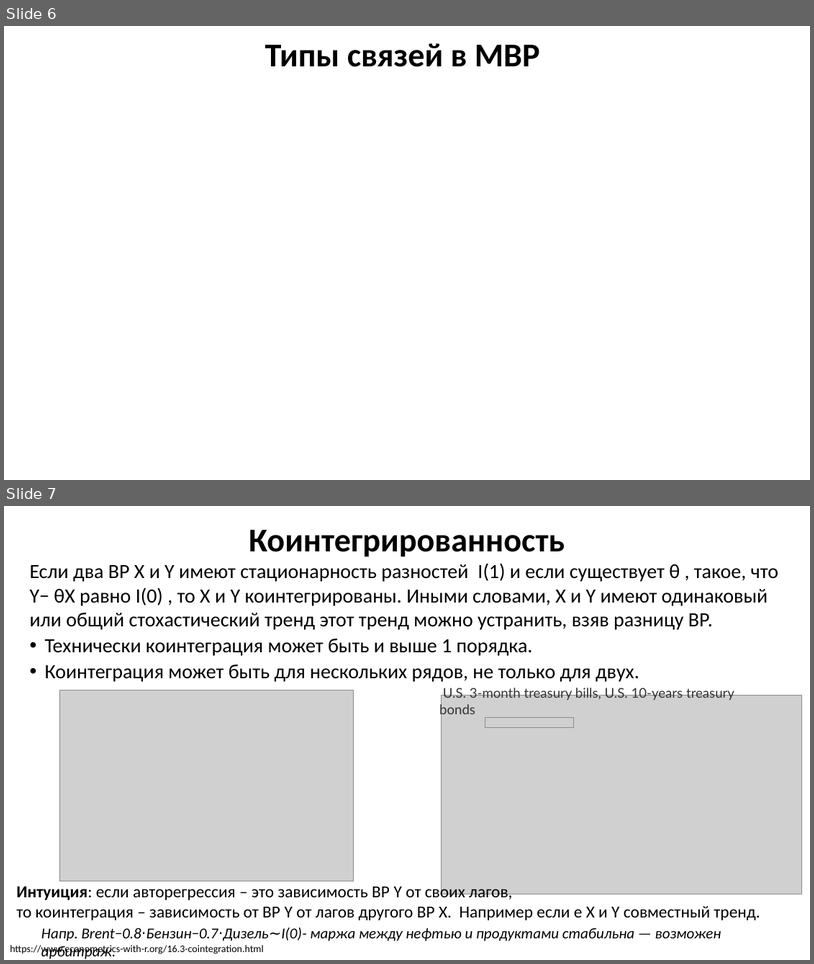
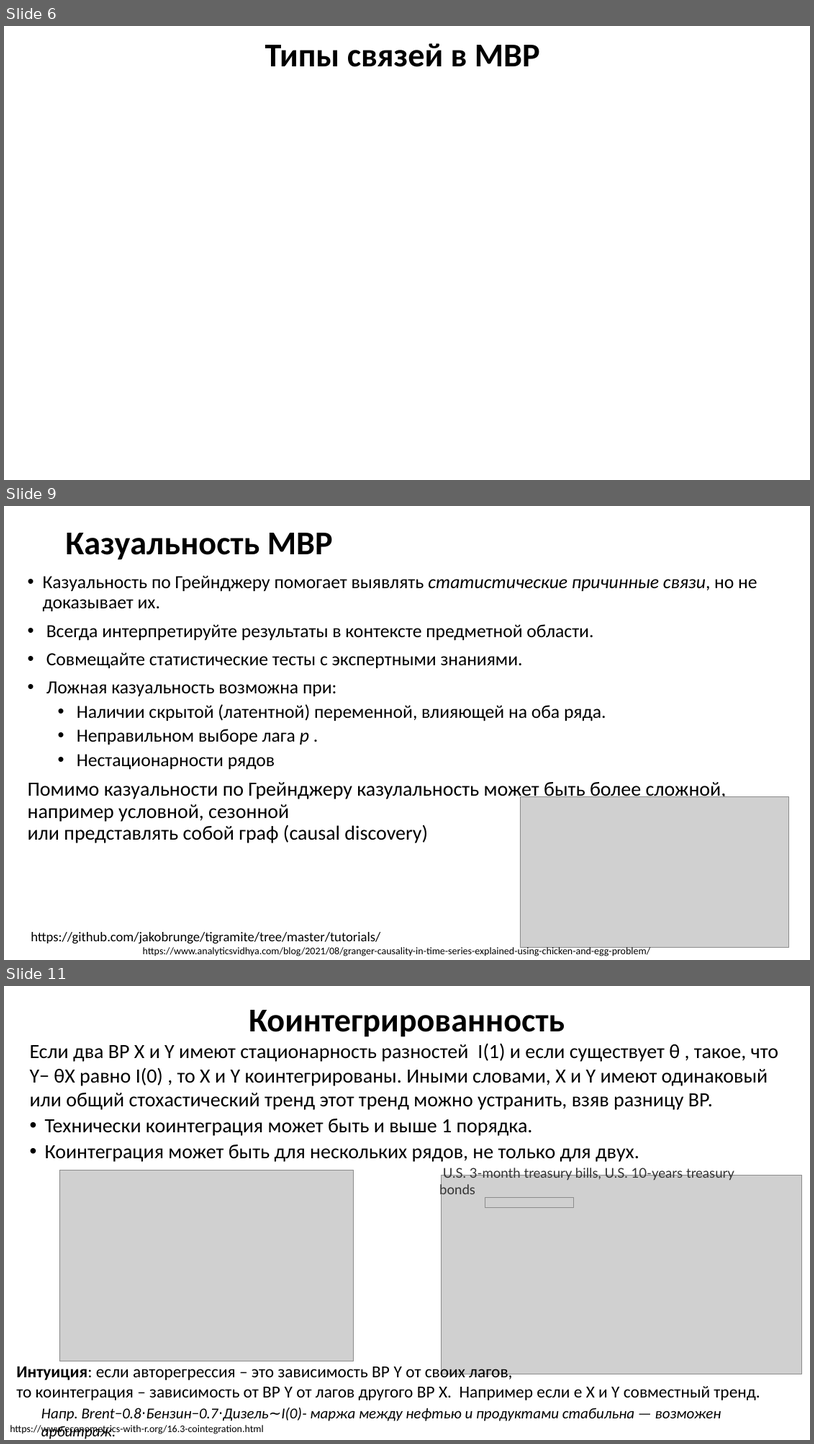
Before and after one commit to MVRonkin/TimeSeriesCourse, a slide deck: 2025/LEC/06-1 многомерные ВР.pptx. Shown one above the other, each under a label of ours: slides 6 and 7 before the commit, slides 6, 9 and 11 after it; the slides between them are not shown. The pictures are 814x964 and 814x1444 pixels, drawn with LibreOffice and Linux fonts; fonts in the diff are those of the drawing; grey boxes stand for pictures. Boxes give left, top, right and bottom in pixels: in the first picture for what was removed or moved away, otherwise in the second. Text is boxed around its words. In the diff, an @@ line names an element or a change of style, - is before the commit and + after.

```diff
--- a/2025/LEC/06-1 многомерные ВР.pptx
+++ b/2025/LEC/06-1 многомерные ВР.pptx
@@ slide 9 added at [4, 506, 810, 960], background #FFFFFF @@
@@ title added at [65, 533, 333, 560], 39.6 pt, text #000000, bold @@
+Казуальность МВР
@@ text added at [28, 575, 757, 843], 22 pt, text #000000 @@
+• Казуальность по Грейнджеру помогает выявлять статистические причинные связи, но не доказывает их.
+• Всегда интерпретируйте результаты в контексте предметной области.
+• Совмещайте статистические тесты с экспертными знаниями.
+• Ложная казуальность возможна при:
+  • Наличии скрытой (латентной) переменной, влияющей на оба ряда.
+  • Неправильном выборе лага p .
+  • Нестационарности рядов
+Помимо казуальности по Грейнджеру казулальность может быть более сложной, например условной, сезонной
+или представлять собой граф (causal discovery)
@@ picture added at [521, 796, 790, 947] @@
@@ text added at [31, 932, 381, 944], 16 pt, text #000000 @@
+https://github.com/jakobrunge/tigramite/tree/master/tutorials/
@@ text added at [143, 945, 651, 956], 12 pt, text #000000 @@
+https://www.analyticsvidhya.com/blog/2021/08/granger-causality-in-time-series-explained-using-chicken-and-egg-problem/
@@ what was slide 7 is now slide 11 @@
```
Also in this commit, not shown: 4 other slides added.
